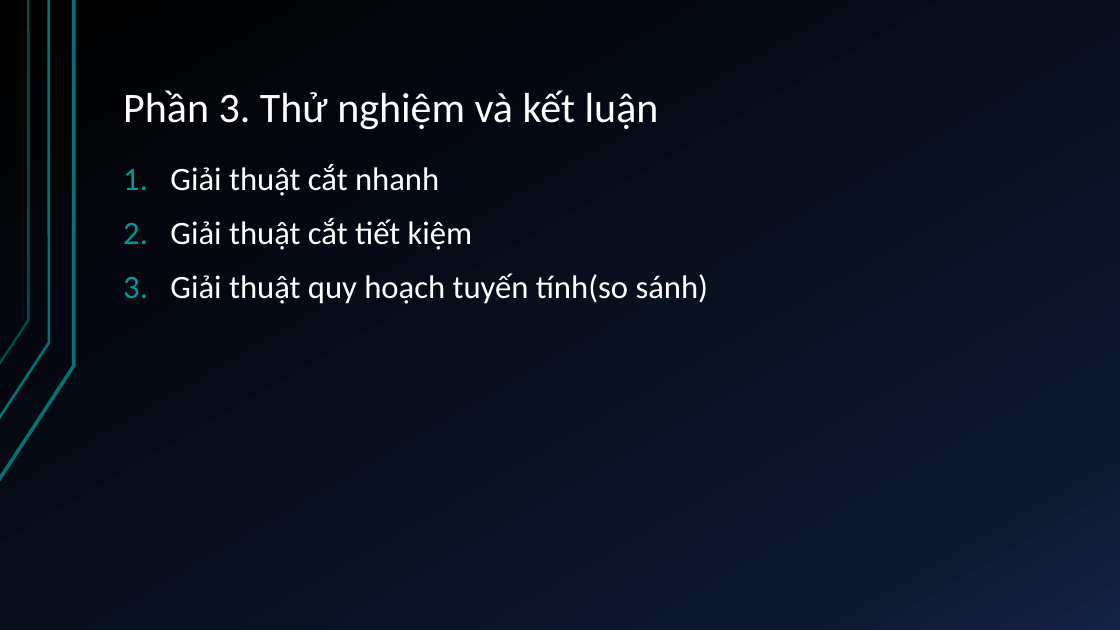
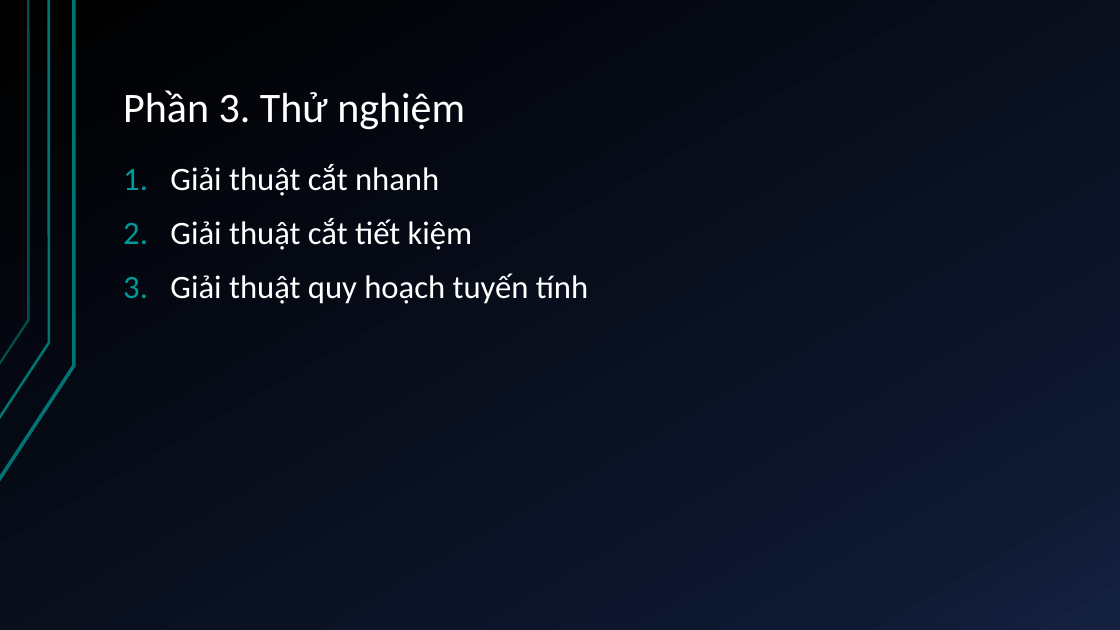
Before and after one commit to duykypaul/GeneticAlgorithmLearning, a slide deck: slide 13 of src/com/duykypaul/kltn/docs/TỰ ĐỘNG LẬP KẾ HOẠCH GIA CÔNG CẮT.pptx (slide 11 before the commit). Drawn at 1120x630 pixels with LibreOffice and Linux fonts; fonts in the diff are those of the drawing. Boxes give left, top, right and bottom in pixels: in the first picture for what was removed or moved away, otherwise in the second. Text is boxed around its words. In the diff, an @@ line names an element or a change of style, - is before the commit and + after.

```diff
--- a/src/com/duykypaul/kltn/docs/TỰ ĐỘNG LẬP KẾ HOẠCH GIA CÔNG CẮT.pptx
+++ b/src/com/duykypaul/kltn/docs/TỰ ĐỘNG LẬP KẾ HOẠCH GIA CÔNG CẮT.pptx
@@ title at <box>123,90,465,130</box>: text changed @@
-Phần 3. Thử nghiệm và kết luận
+Phần 3. Thử nghiệm
@@ text at <box>170,273,588,304</box>: text changed @@
-3. Giải thuật quy hoạch tuyến tính(so sánh)
+3. Giải thuật quy hoạch tuyến tính
```
Also in this commit, not shown: 12 other slides changed, 6 slides added, 3 slides removed.
